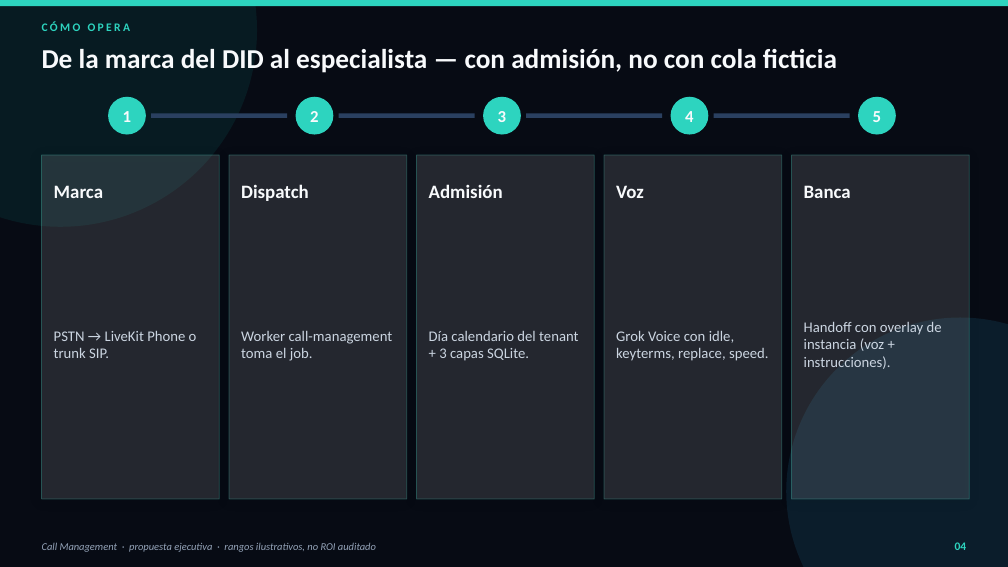
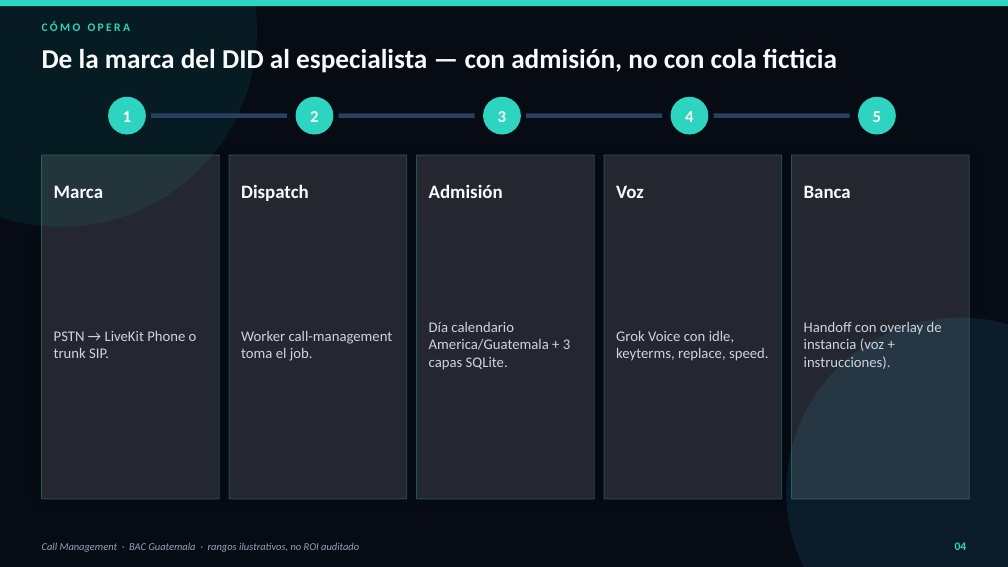
Before and after one commit to Zombie10/CallManagement, a slide deck: slide 4 of docs/Propuesta_Callcenter_Bancario.pptx. Drawn at 1008x567 pixels with LibreOffice and Linux fonts; fonts in the diff are those of the drawing. Boxes give left, top, right and bottom in pixels: in the first picture for what was removed or moved away, otherwise in the second. Text is boxed around its words. In the diff, an @@ line names an element or a change of style, - is before the commit and + after.

Commit message:
docs: retarget executive proposal to BAC Guatemala
HTML and PPTX now address BAC Credomatic Guatemala (Spanish first line,
America/Guatemala calendar, local DID piloto). Cost/benefit ranges stay
illustrative. Tests require BAC + Guatemala in both artifacts.

```diff
--- a/docs/Propuesta_Callcenter_Bancario.pptx
+++ b/docs/Propuesta_Callcenter_Bancario.pptx
@@ text at (x1=429, y1=322, x2=570, y2=370): text changed @@
-Día calendario del tenant + 3 capas SQLite.
+Día calendario America/Guatemala + 3 capas SQLite.
@@ text at (x1=42, y1=542, x2=359, y2=552): text changed @@
-Call Management · propuesta ejecutiva · rangos ilustrativos, no ROI auditado
+Call Management · BAC Guatemala · rangos ilustrativos, no ROI auditado
```
Also in this commit, not shown: 11 other slides changed, 4 other files.
